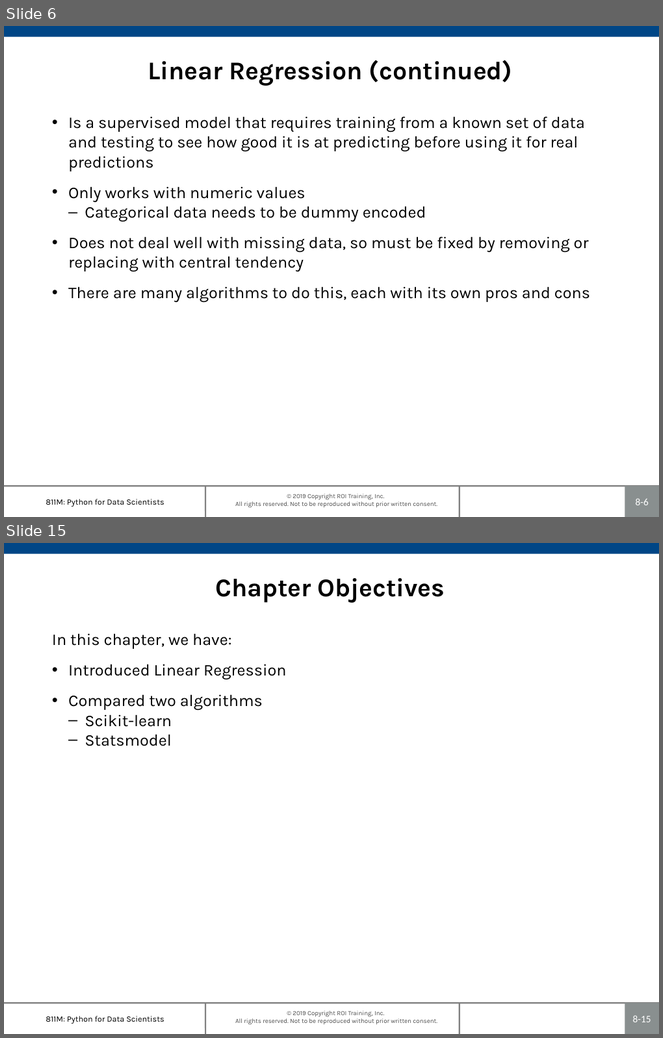
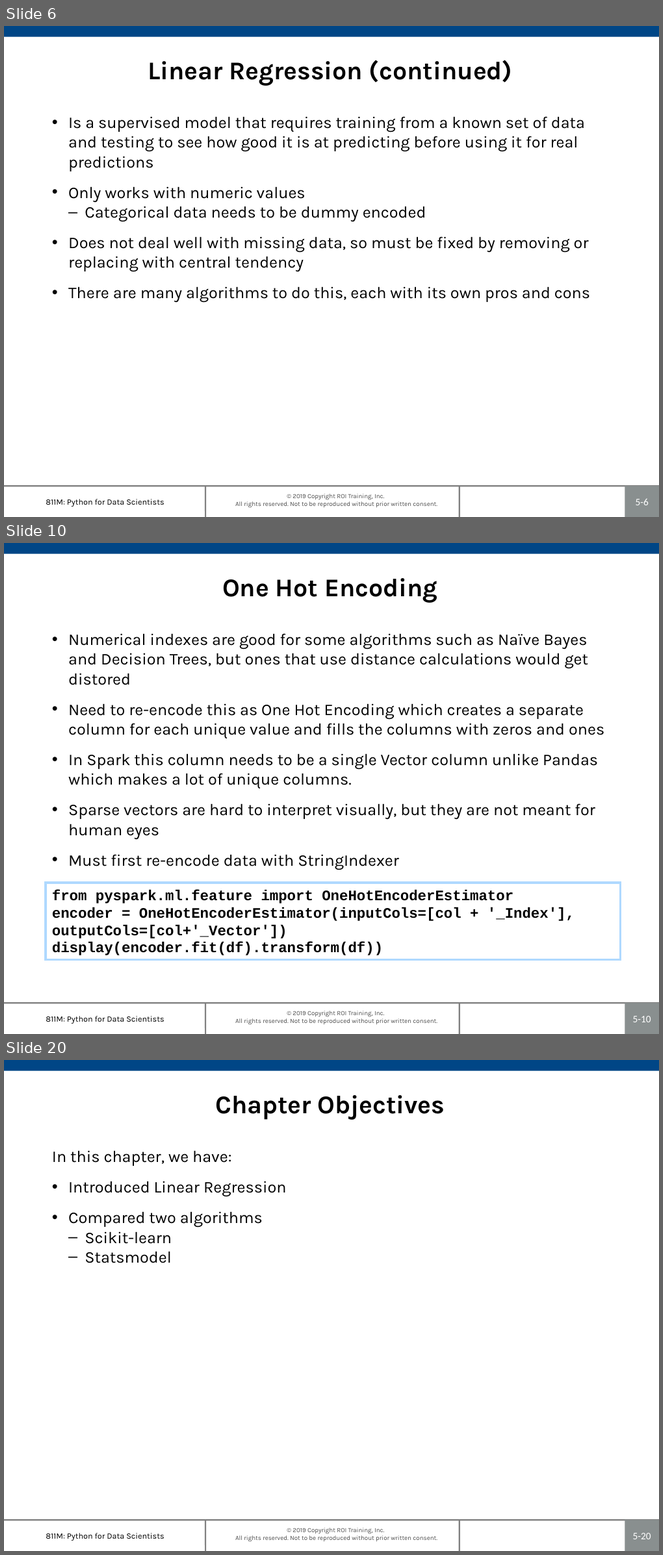
Before and after one commit to roitraining/SparkforDataEngineers, a slide deck: Ch05_RegressionAnalysis.pptx. Shown one above the other, each under a label of ours: slides 6 and 15 before the commit, slides 6, 10 and 20 after it; the slides between them are not shown. The pictures are 663x1038 and 663x1555 pixels, drawn with LibreOffice and Linux fonts; fonts in the diff are those of the drawing; background and template pictures are left out. Boxes give left, top, right and bottom in pixels: in the first picture for what was removed or moved away, otherwise in the second. Text is boxed around its words. In the diff, an @@ line names an element or a change of style, - is before the commit and + after.

```diff
--- a/Ch05_RegressionAnalysis.pptx
+++ b/Ch05_RegressionAnalysis.pptx
@@ slide 10 added at bbox=[4, 543, 659, 1034], background #FFFFFF; not listed: 7 template elements that a slide beside it also shows @@
@@ title added at bbox=[222, 578, 438, 603], 28 pt, text #000000, bold @@
+One Hot Encoding
@@ text added at bbox=[68, 633, 605, 870], 18 pt, text #000000 @@
+• Numerical indexes are good for some algorithms such as Naïve Bayes and Decision Trees, but ones that use distance calculations would get distored
+• Need to re-encode this as One Hot Encoding which creates a separate column for each unique value and fills the columns with zeros and ones
+• In Spark this column needs to be a single Vector column unlike Pandas which makes a lot of unique columns.
+• Sparse vectors are hard to interpret visually, but they are not meant for human eyes
+• Must first re-encode data with StringIndexer
@@ rectangle added at bbox=[46, 883, 621, 960], outline #AFD9FF 2.25 pt, 16 pt, text #000000, bold @@
+from pyspark.ml.feature import OneHotEncoderEstimator
+encoder = OneHotEncoderEstimator(inputCols=[col + '_Index'], outputCols=[col+'_Vector'])
+display(encoder.fit(df).transform(df))
@@ page number at bbox=[636, 499, 649, 506]: text changed @@
-8-6
+5-6
@@ what was slide 15 is now slide 20 @@
@@ page number at bbox=[633, 1533, 651, 1540]: text changed @@
-8-15
+5-20
```
Also in this commit, not shown: 7 slides changed, 8 other slides added, 4 slides removed, 24 other files.
